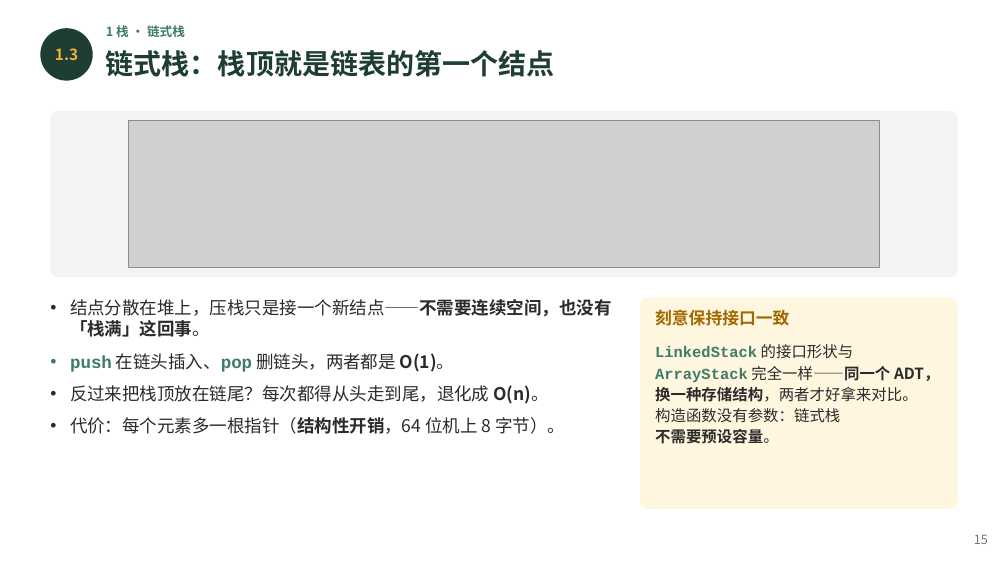
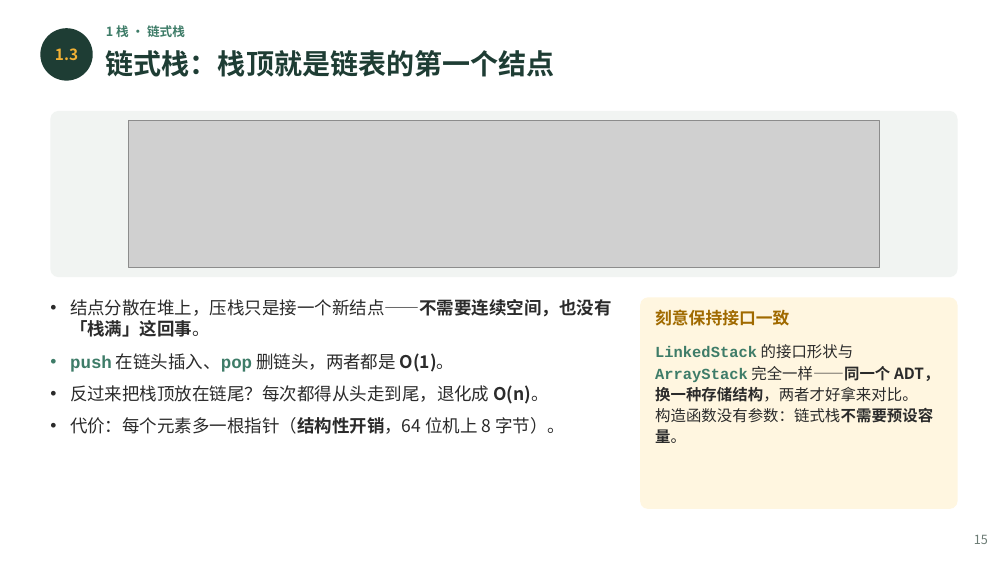
Before and after one commit to GMyhf/2026fall-cs201cq, a slide deck: slide 15 of courseware/202609_DSA_03_Stack_Queue.pptx. Drawn at 1008x567 pixels with LibreOffice and Linux fonts; fonts in the diff are those of the drawing; grey boxes stand for pictures. Boxes give left, top, right and bottom in pixels: in the first picture for what was removed or moved away, otherwise in the second. Text is boxed around its words. In the diff, an @@ line names an element or a change of style, - is before the commit and + after.

```diff
--- a/courseware/202609_DSA_03_Stack_Queue.pptx
+++ b/courseware/202609_DSA_03_Stack_Queue.pptx
@@ text at (655, 408, 933, 443): text changed @@
-构造函数没有参数：链式栈
-不需要预设容量。
+构造函数没有参数：链式栈不需要预设容量。
```
Also in this commit, not shown: 11 other slides changed.
